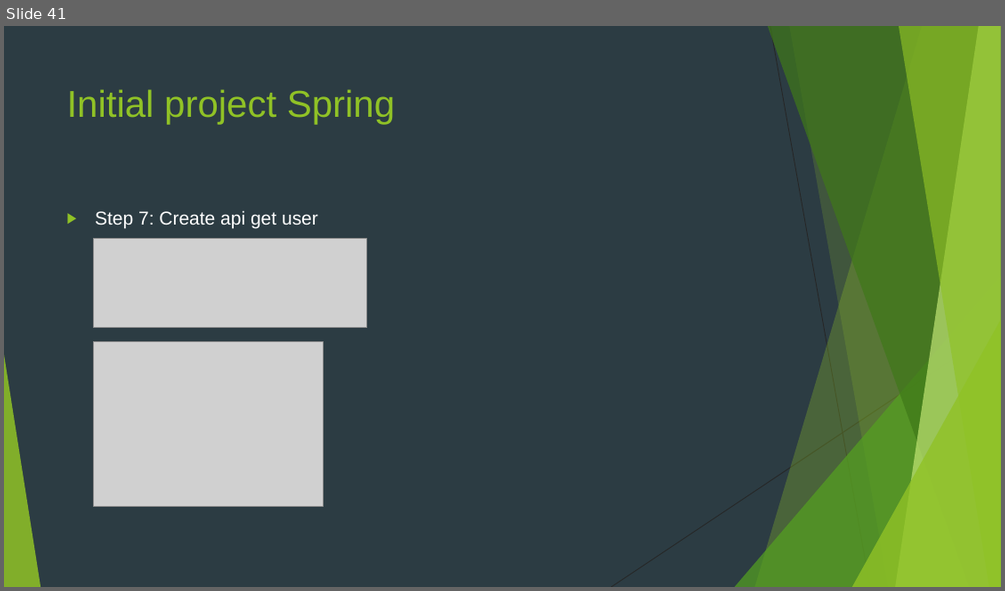
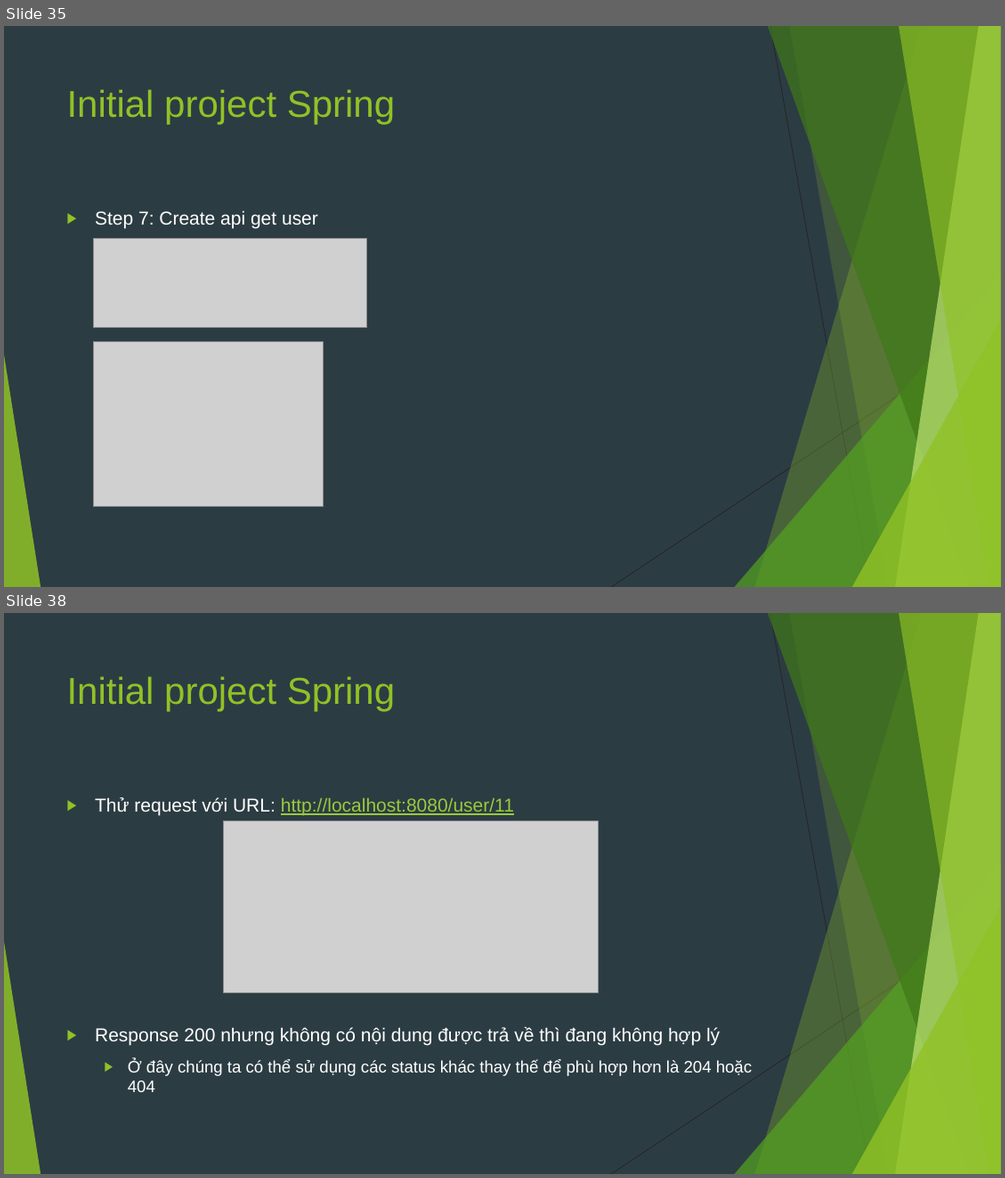
Before and after one commit to sobbingwind/SpringBoot, a slide deck: 02.RESTful API.pptx. Shown one above the other, each under a label of ours: slide 41 before the commit, slides 35 and 38 after it; the slides between them are not shown. The pictures are 1005x591 and 1005x1178 pixels, drawn with LibreOffice and Linux fonts; fonts in the diff are those of the drawing; grey boxes stand for pictures. Boxes give left, top, right and bottom in pixels: in the first picture for what was removed or moved away, otherwise in the second. Text is boxed around its words. In the diff, an @@ line names an element or a change of style, - is before the commit and + after.

```diff
--- a/02.RESTful API.pptx
+++ b/02.RESTful API.pptx
@@ slide 38 added at (4,613,1001,1174), background #2C3C43; not listed: 10 template elements that a slide beside it also shows @@
@@ title added at (67,676,395,711), 36 pt, text #90C226 @@
+Initial project Spring
@@ text added at (95,797,752,1092), 18 pt, text #FFFFFF @@
+▶ Thử request với URL: http://localhost:8080/user/11
+▶ Response 200 nhưng không có nội dung được trả về thì đang không hợp lý
+  ▶ Ở đây chúng ta có thể sử dụng các status khác thay thế để phù hợp hơn là 204 hoặc 404
@@ picture added at (224,821,599,992) @@
@@ what was slide 41 is now slide 35 @@
```
Also in this commit, not shown: 3 slides changed, 1 other slide added, 6 slides removed.
